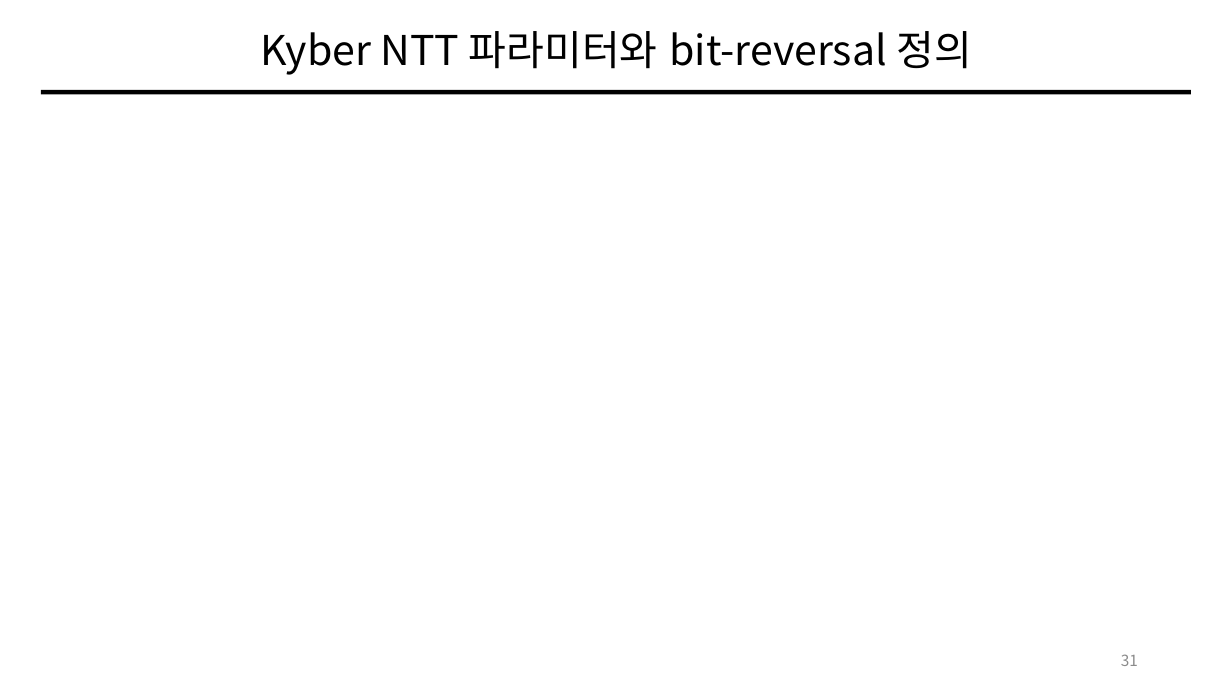
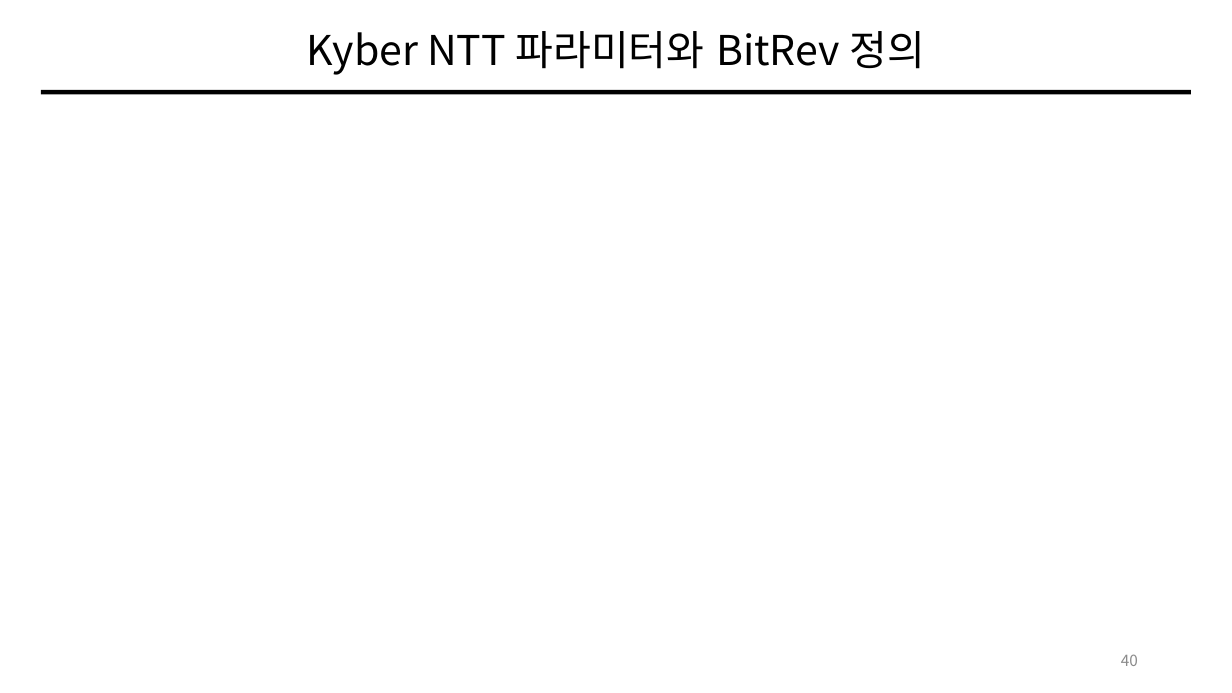
Before and after one commit to giyuubin/PQC, a slide deck: slide 40 of presentation/0828_13_Number-Theoretic-Transform.pptx (slide 31 before the commit). Drawn at 1232x693 pixels with LibreOffice and Linux fonts; fonts in the diff are those of the drawing; grey boxes stand for pictures. Boxes give left, top, right and bottom in pixels: in the first picture for what was removed or moved away, otherwise in the second. Text is boxed around its words. In the diff, an @@ line names an element or a change of style, - is before the commit and + after.

```diff
--- a/presentation/0828_13_Number-Theoretic-Transform.pptx
+++ b/presentation/0828_13_Number-Theoretic-Transform.pptx
@@ title at (307, 31, 925, 75): text changed @@
-Kyber NTT 파라미터와 bit-reversal 정의
+Kyber NTT 파라미터와 BitRev 정의
@@ page number at (1121, 654, 1138, 666): text changed @@
-31
+40
```
Also in this commit, not shown: 32 other slides changed, 9 slides added.
